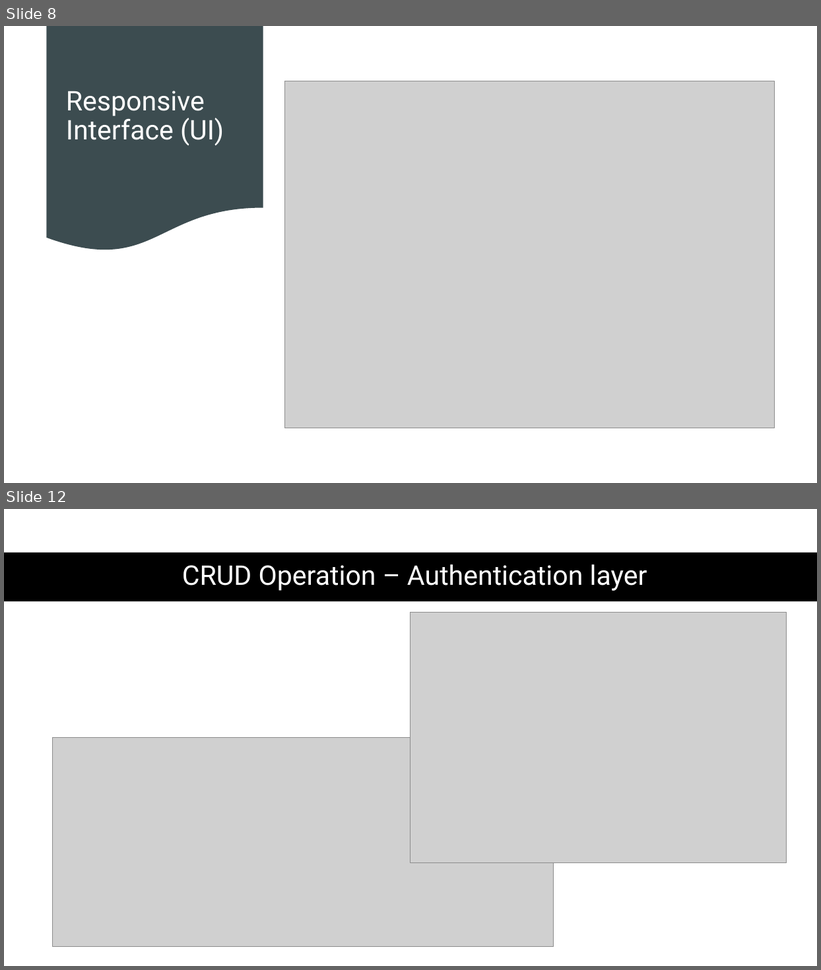
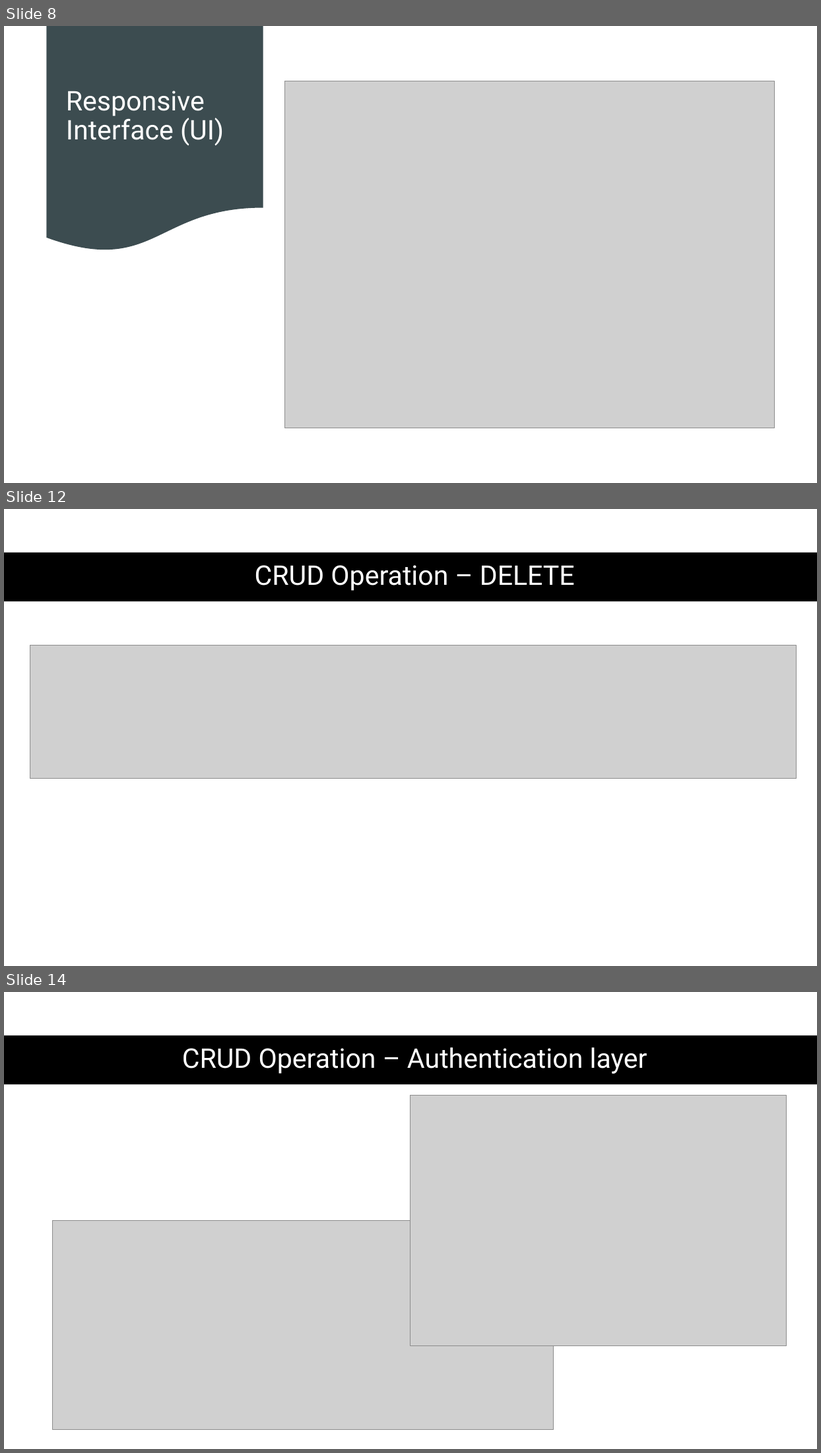
Before and after one commit to Buyantugs/cs489-project, a slide deck: docs/Presentation1.pptx. Shown one above the other, each under a label of ours: slides 8 and 12 before the commit, slides 8, 12 and 14 after it; the slides between them are not shown. The pictures are 821x970 and 821x1453 pixels, drawn with LibreOffice and Linux fonts; fonts in the diff are those of the drawing; grey boxes stand for pictures. Boxes give left, top, right and bottom in pixels: in the first picture for what was removed or moved away, otherwise in the second. Text is boxed around its words. In the diff, an @@ line names an element or a change of style, - is before the commit and + after.

```diff
--- a/docs/Presentation1.pptx
+++ b/docs/Presentation1.pptx
@@ slide 12 added at (x1=4, y1=509, x2=817, y2=966), background #FFFFFF @@
@@ rectangle added at (x1=4, y1=553, x2=817, y2=601), fill #000000 @@
@@ title added at (x1=255, y1=565, x2=575, y2=591), 32 pt, text #FFFFFF @@
+CRUD Operation – DELETE
@@ picture added at (x1=30, y1=646, x2=797, y2=779) @@
@@ what was slide 12 is now slide 14 @@
```
Also in this commit, not shown: 4 slides changed, 1 other slide added, 3 other files.
